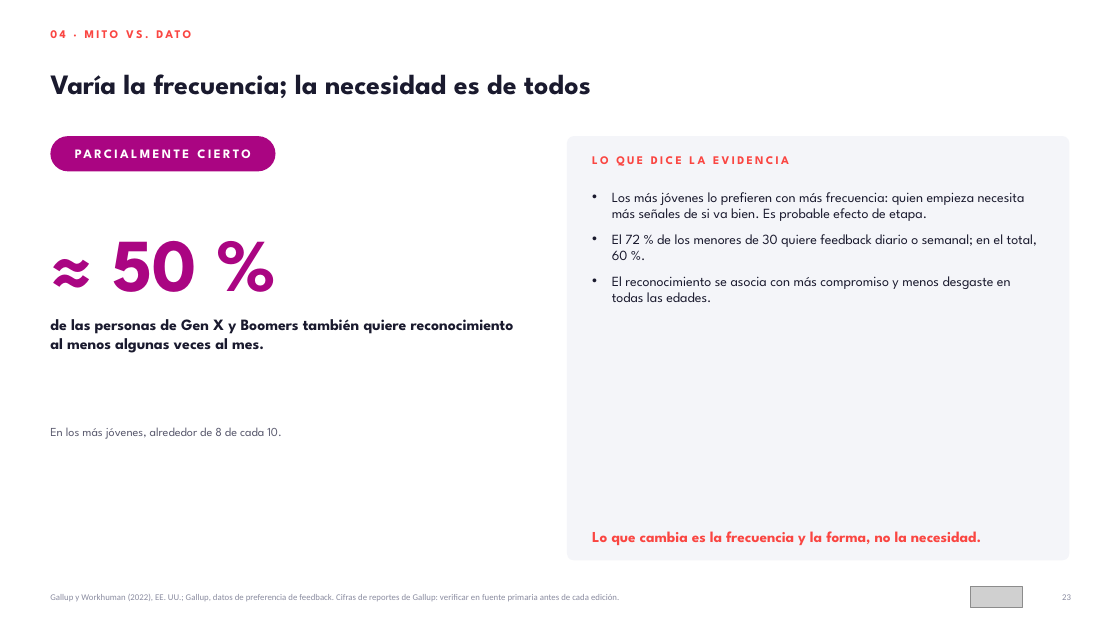
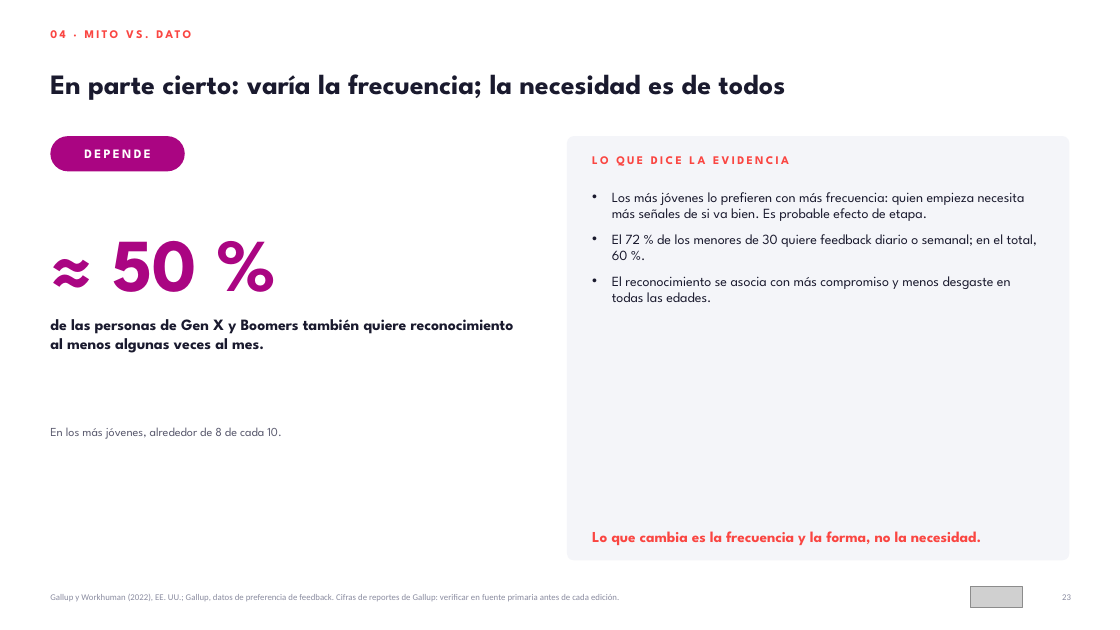
Before and after one commit to HRTrainingDevelopment/Training-and-Development-PROYECTS, a slide deck: slide 23 of workshop-liderazgo-intergeneracional/entregables/01_Deck_Liderar_entre_Generaciones_AMMX.pptx. Drawn at 1120x630 pixels with LibreOffice and Linux fonts; fonts in the diff are those of the drawing; grey boxes stand for pictures. Boxes give left, top, right and bottom in pixels: in the first picture for what was removed or moved away, otherwise in the second. Text is boxed around its words. In the diff, an @@ line names an element or a change of style, - is before the commit and + after.

```diff
--- a/workshop-liderazgo-intergeneracional/entregables/01_Deck_Liderar_entre_Generaciones_AMMX.pptx
+++ b/workshop-liderazgo-intergeneracional/entregables/01_Deck_Liderar_entre_Generaciones_AMMX.pptx
@@ text at box(50, 74, 786, 100): text changed @@
-Varía la frecuencia; la necesidad es de todos
+En parte cierto: varía la frecuencia; la necesidad es de todos
@@ rounded rectangle: place and size @@
-rounded rectangle at box(50, 136, 276, 171)
+rounded rectangle at box(50, 136, 185, 171)
@@ text at box(84, 149, 150, 158): text changed @@
-PARCIALMENTE CIERTO
+DEPENDE
```
Also in this commit, not shown: 21 other slides changed, 2 slides added, 32 other files.
